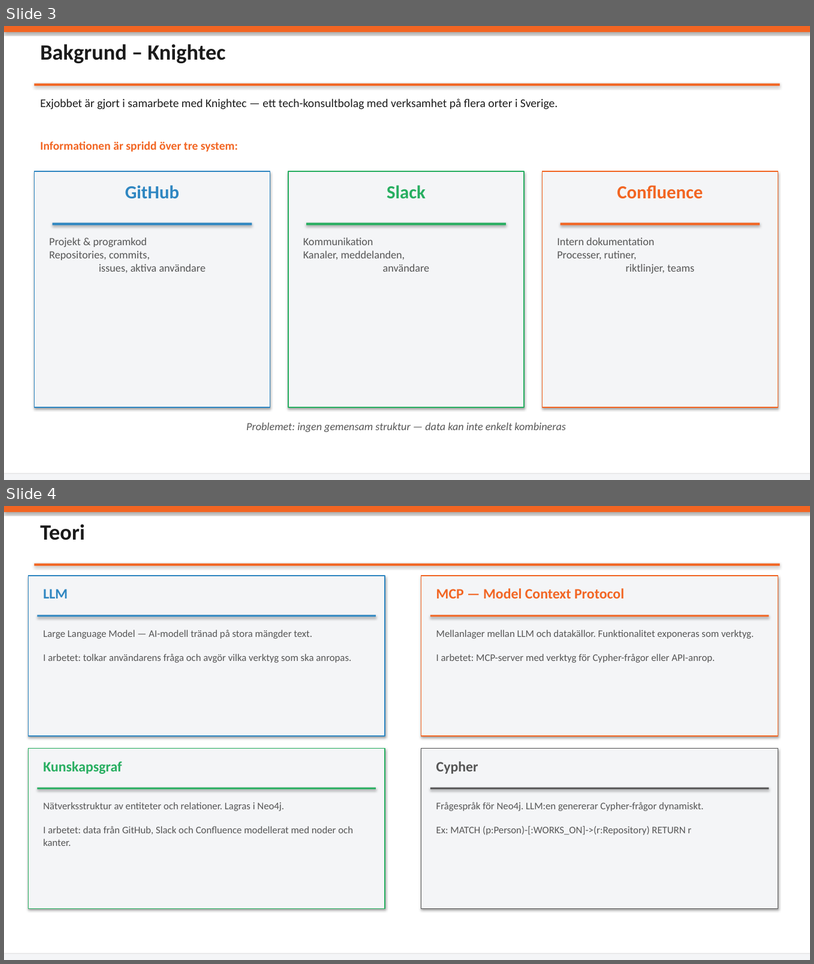
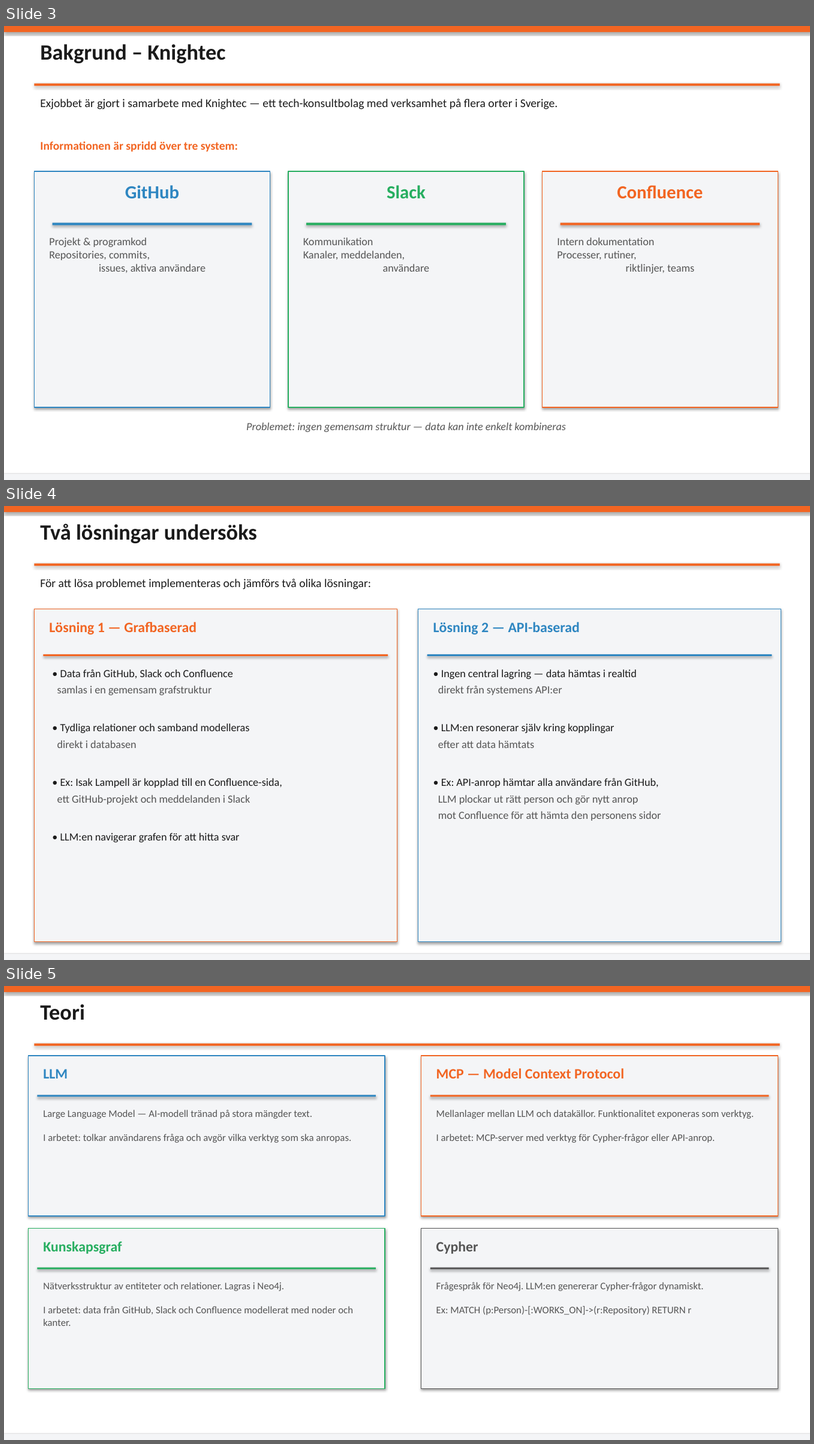
Before and after one commit to isak29/isak-bachelor-thesis, a slide deck: presentation/thesis_presentation_1.pptx. Shown one above the other, each under a label of ours: slides 3 and 4 before the commit, slides 3, 4 and 5 after it. The pictures are 814x964 and 814x1444 pixels, drawn with LibreOffice and Linux fonts; fonts in the diff are those of the drawing. Boxes give left, top, right and bottom in pixels: in the first picture for what was removed or moved away, otherwise in the second. Text is boxed around its words. In the diff, an @@ line names an element or a change of style, - is before the commit and + after.

```diff
--- a/presentation/thesis_presentation_1.pptx
+++ b/presentation/thesis_presentation_1.pptx
@@ slide 4 added at box(4, 506, 810, 960), background #FFFFFF @@
@@ rectangle added at box(4, 506, 810, 512), fill #F26522 @@
@@ text added at box(40, 523, 257, 543), 26 pt, text #1A1A1A, bold @@
+Två lösningar undersöks
@@ rectangle added at box(34, 564, 780, 566), fill #F26522 @@
@@ text added at box(40, 579, 371, 589), 14 pt, text #1A1A1A @@
+För att lösa problemet implementeras och jämförs två olika lösningar:
@@ rectangle added at box(34, 609, 397, 942), fill #F4F5F7, outline #F26522 1 pt @@
@@ rectangle added at box(419, 609, 782, 942), fill #F4F5F7, outline #2E86C1 1 pt @@
@@ text added at box(49, 622, 197, 634), 17 pt, text #F26522, bold @@
+Lösning 1 — Grafbaserad
@@ text added at box(434, 622, 580, 634), 17 pt, text #2E86C1, bold @@
+Lösning 2 — API-baserad
@@ rectangle added at box(44, 654, 388, 656), fill #F26522 @@
@@ rectangle added at box(428, 654, 772, 656), fill #2E86C1 @@
@@ text added at box(57, 669, 282, 842), 13 pt, text #1A1A1A @@
+• Data från GitHub, Slack och Confluence
+samlas i en gemensam grafstruktur
+• Tydliga relationer och samband modelleras
+direkt i databasen
+• Ex: Isak Lampell är kopplad till en Confluence-sida,
+ett GitHub-projekt och meddelanden i Slack
+• LLM:en navigerar grafen för att hitta svar
@@ text added at box(438, 669, 662, 820), 13 pt, text #555555 @@
+• Ingen central lagring — data hämtas i realtid
+direkt från systemens API:er
+• LLM:en resonerar själv kring kopplingar
+efter att data hämtats
+• Ex: API-anrop hämtar alla användare från GitHub,
+LLM plockar ut rätt person och gör nytt anrop
+mot Confluence för att hämta den personens sidor
@@ rectangle added at box(4, 954, 810, 960), fill #F4F5F7 @@
@@ what was slide 4 is now slide 5 @@
```
Also in this commit, not shown: 2 slides changed, 1 other slide added, 1 slide removed, 3 other files.
